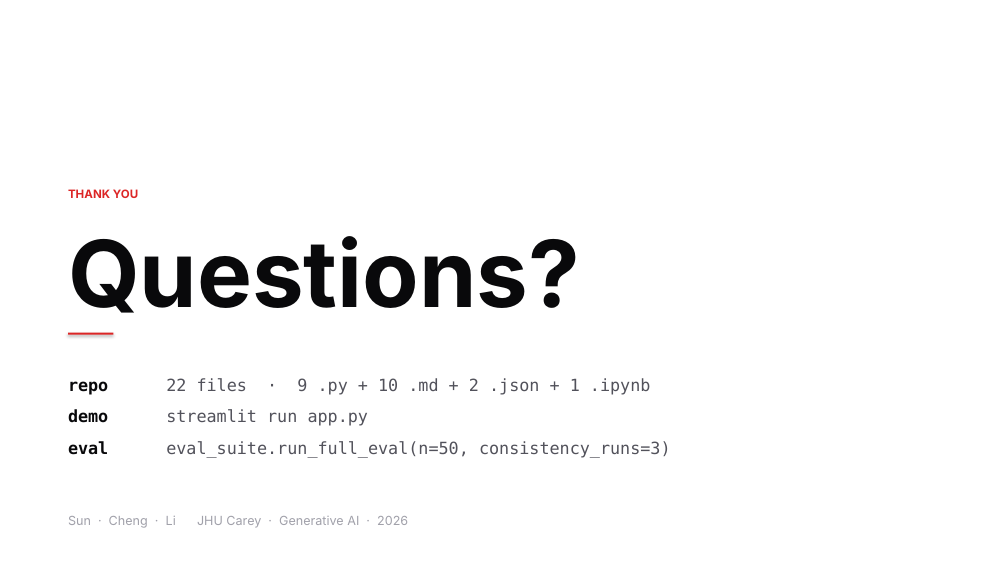
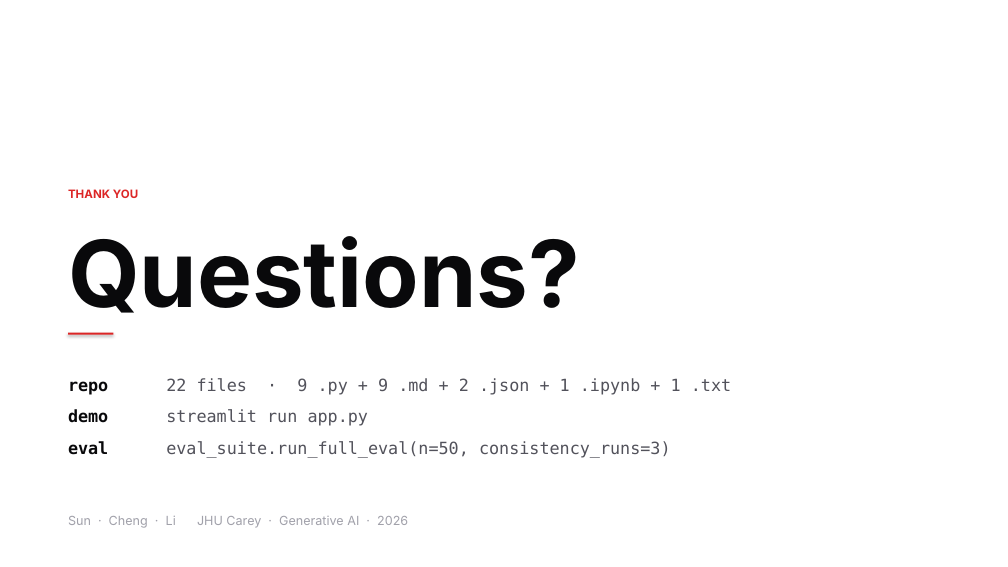
Before and after one commit to miyutakatsuki/priceiq-agent, a slide deck: slide 8 of Phase3_Slides.pptx. Drawn at 1008x567 pixels with LibreOffice and Linux fonts; fonts in the diff are those of the drawing. Boxes give left, top, right and bottom in pixels: in the first picture for what was removed or moved away, otherwise in the second. Text is boxed around its words. In the diff, an @@ line names an element or a change of style, - is before the commit and + after.

Commit message:
fix(slide 8): correct repo file breakdown 9 py + 9 md + 2 json + 1 ipynb + 1 txt = 22 (was missing requirements.txt)

```diff
--- a/Phase3_Slides.pptx
+++ b/Phase3_Slides.pptx
@@ text at (166,378,731,395): text changed @@
-22 files · 9 .py + 10 .md + 2 .json + 1 .ipynb
+22 files · 9 .py + 9 .md + 2 .json + 1 .ipynb + 1 .txt
```
Also in this commit, not shown: 1 other file.
